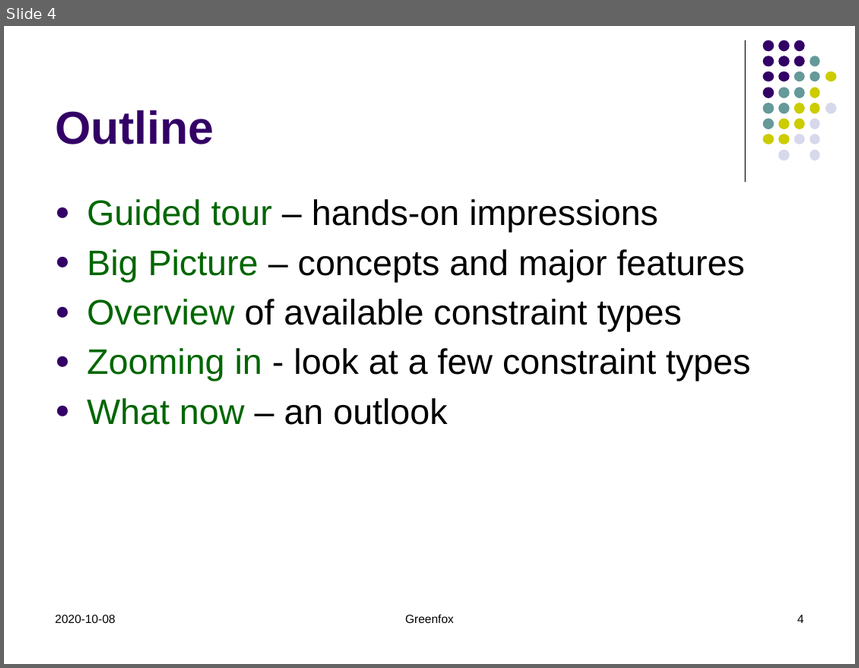
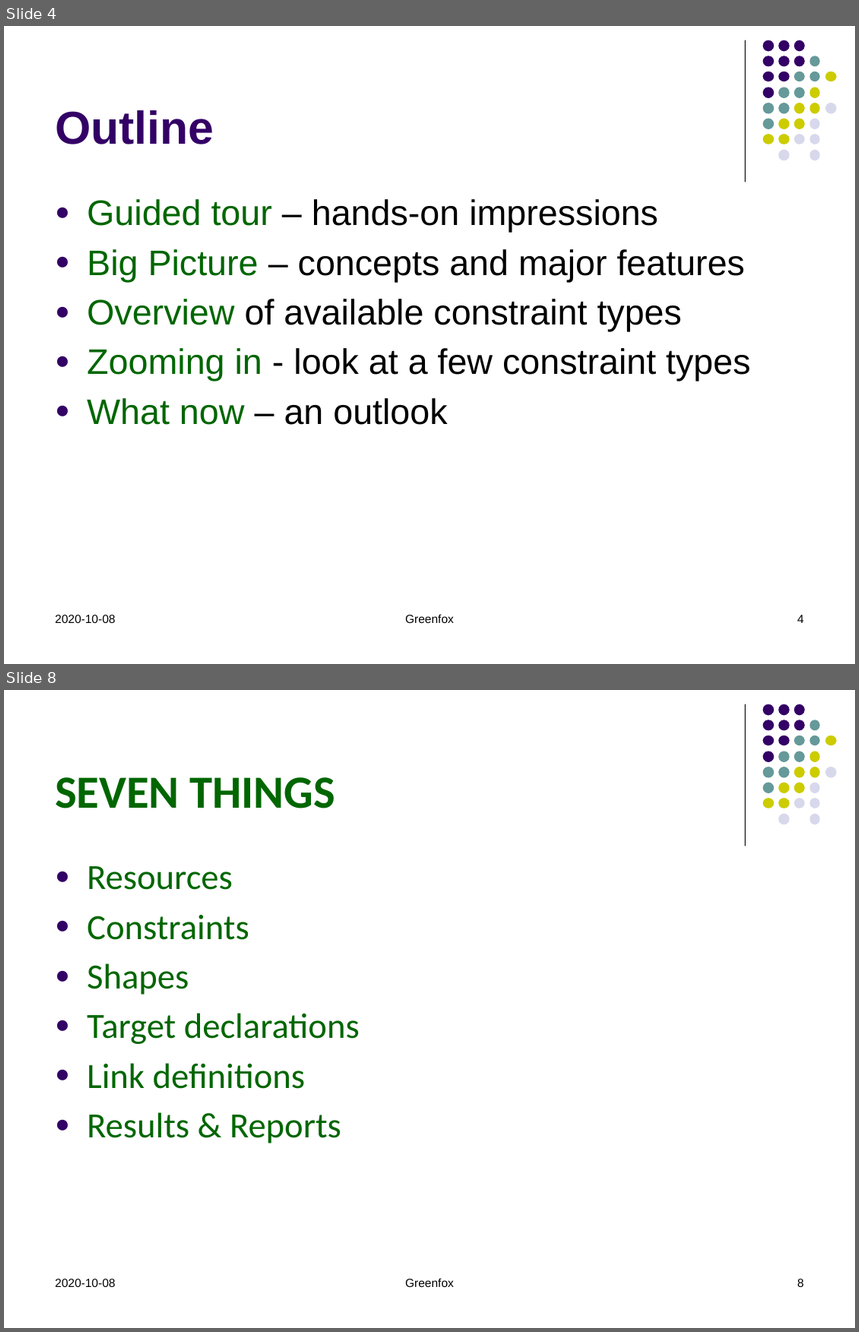
Before and after one commit to hrennau/greenfox, a slide deck: declarative-amsterdam-2020/an-introduction-to-greenfox/introduction-to-greenfox-part1.pptx. Shown one above the other, each under a label of ours: slide 4 before the commit, slides 4 and 8 after it; the slides between them are not shown. The pictures are 859x668 and 859x1332 pixels, drawn with LibreOffice and Linux fonts; fonts in the diff are those of the drawing. Boxes give left, top, right and bottom in pixels: in the first picture for what was removed or moved away, otherwise in the second. Text is boxed around its words. In the diff, an @@ line names an element or a change of style, - is before the commit and + after.

```diff
--- a/declarative-amsterdam-2020/an-introduction-to-greenfox/introduction-to-greenfox-part1.pptx
+++ b/declarative-amsterdam-2020/an-introduction-to-greenfox/introduction-to-greenfox-part1.pptx
@@ slide 8 added at (4, 690, 855, 1328), background #FFFFFF; not listed: 32 template elements that a slide beside it also shows @@
@@ title added at (55, 777, 335, 809), 39 pt, text #006600, bold @@
+SEVEN THINGS
@@ text added at (87, 866, 360, 1144), 30 pt, text #006600 @@
+● Resources
+● Constraints
+● Shapes
+● Target declarations
+● Link definitions
+● Results & Reports
@@ text added at (55, 1279, 115, 1287), 10 pt, text #000000 @@
+2020-10-08
@@ text added at (405, 1278, 454, 1287), 10 pt, text #000000 @@
+Greenfox
@@ page number added at (797, 1279, 804, 1287), 10 pt, text #000000 @@
+8
```
Also in this commit, not shown: 3 slides changed, 10 other slides added.
